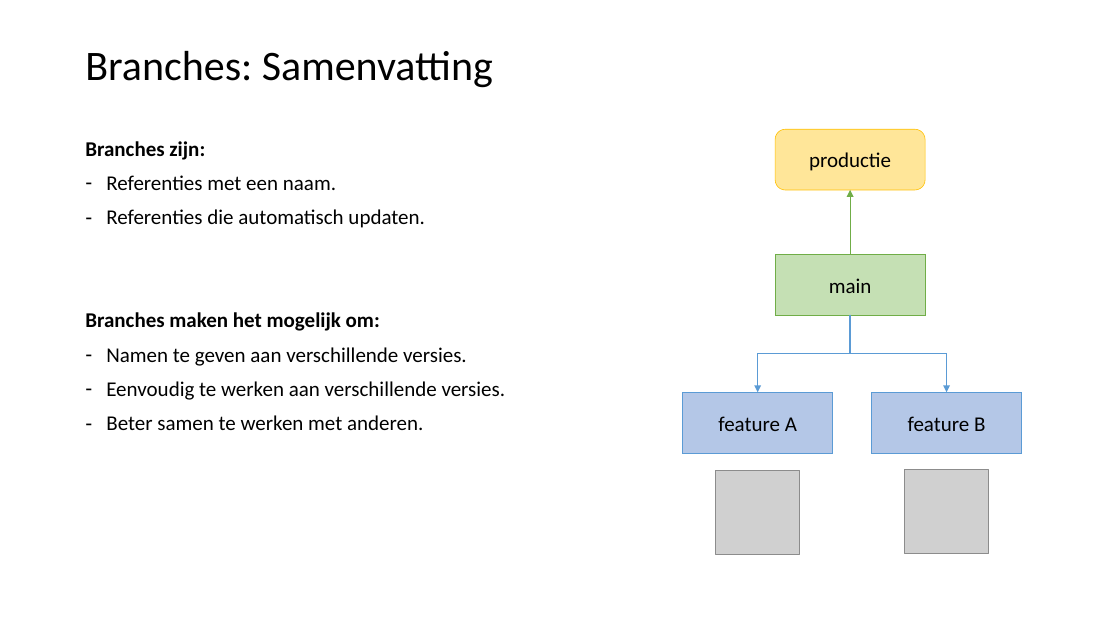
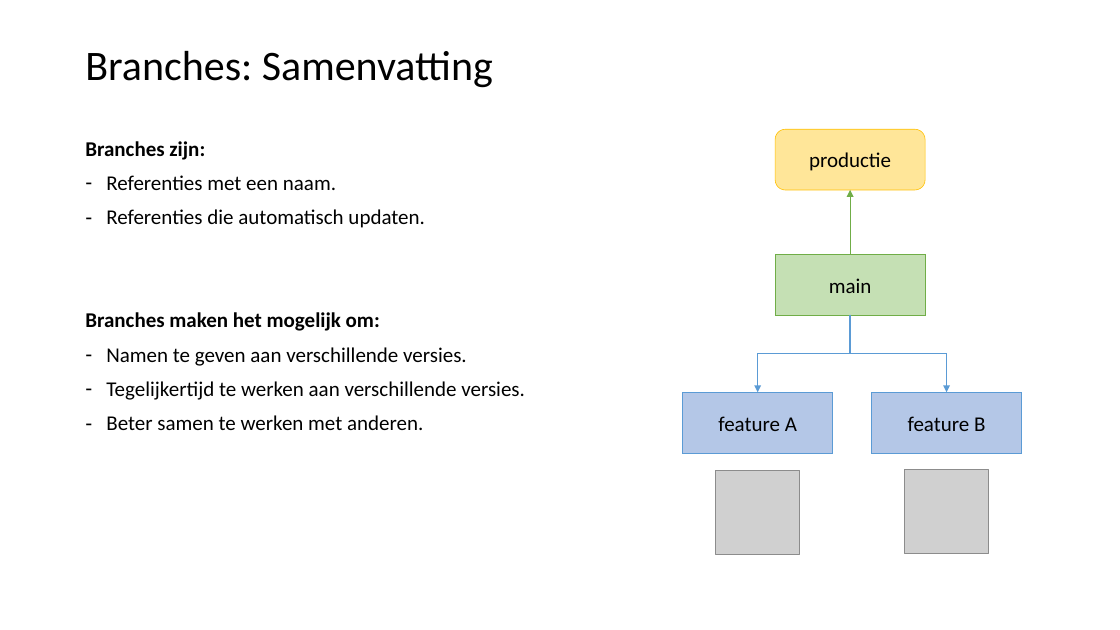
Before and after one commit to LFKoning/knowledge-sharing, a slide deck: slide 45 of git_course/1_basics/git_basic.pptx. Drawn at 1120x630 pixels with LibreOffice and Linux fonts; fonts in the diff are those of the drawing; grey boxes stand for pictures. Boxes give left, top, right and bottom in pixels: in the first picture for what was removed or moved away, otherwise in the second. Text is boxed around its words. In the diff, an @@ line names an element or a change of style, - is before the commit and + after.

```diff
--- a/git_course/1_basics/git_basic.pptx
+++ b/git_course/1_basics/git_basic.pptx
@@ text at box(106, 381, 525, 400): text changed @@
-– Eenvoudig te werken aan verschillende versies.
+– Tegelijkertijd te werken aan verschillende versies.
```
Also in this commit, not shown: 32 other slides changed, 1 other file.
